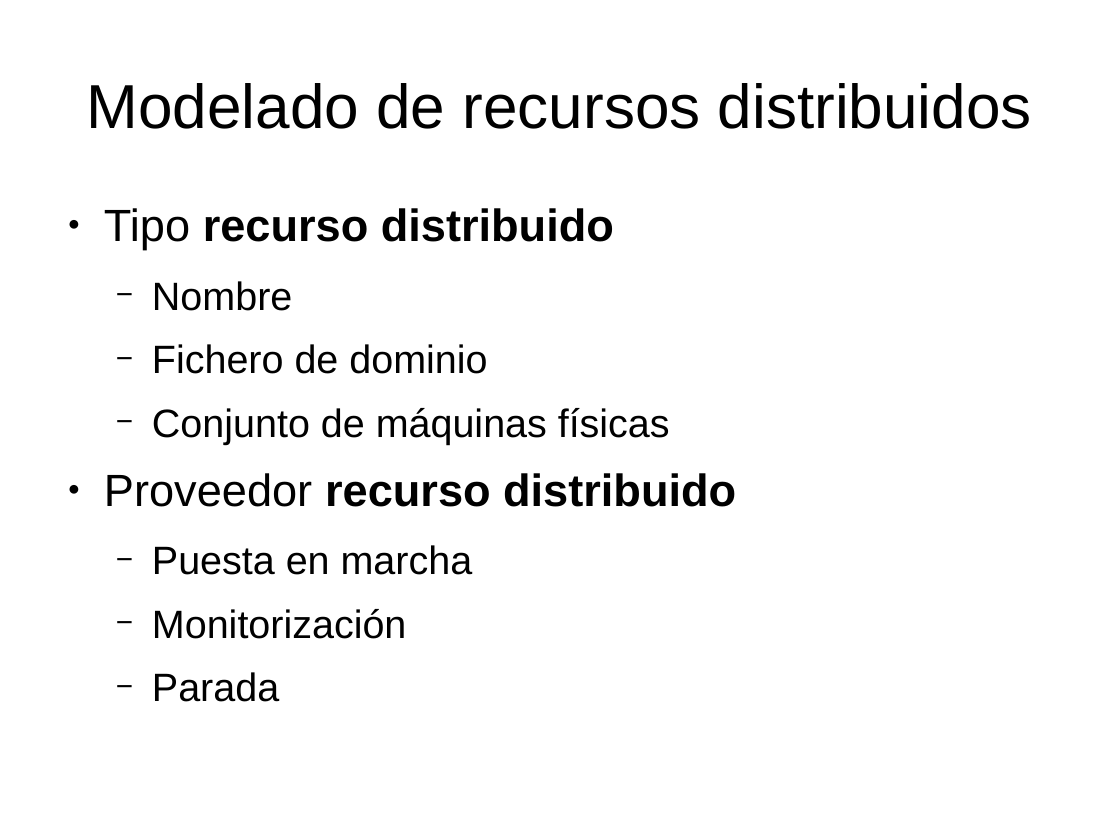
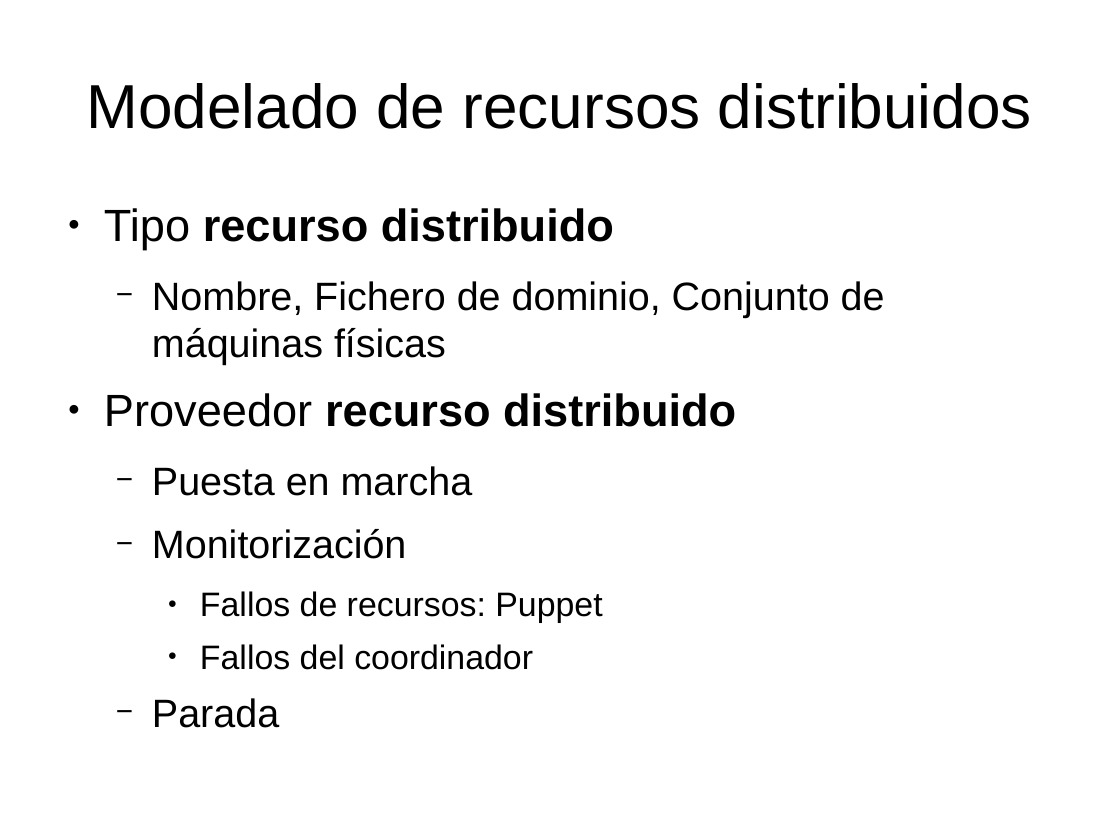
Before and after one commit to dcere/pfc, a slide deck: slide 10 of adm/presentacion/presentacion.odp (slide 13 before the commit). Drawn at 1120x840 pixels with LibreOffice and Linux fonts; fonts in the diff are those of the drawing. Boxes give left, top, right and bottom in pixels: in the first picture for what was removed or moved away, otherwise in the second. Text is boxed around its words. In the diff, an @@ line names an element or a change of style, - is before the commit and + after.

```diff
--- a/adm/presentacion/presentacion.odp
+++ b/adm/presentacion/presentacion.odp
@@ text at (152,281,885,365): text changed @@
-  − Nombre
-  − Fichero de dominio
-  − Conjunto de máquinas físicas
+  − Nombre, Fichero de dominio, Conjunto de máquinas físicas
@@ text at (200,591,602,670): paragraphs added @@
+    ● Fallos de recursos: Puppet
+    ● Fallos del coordinador
```
Also in this commit, not shown: 7 other slides changed, 7 slides added, 5 slides removed, 1 other file.
